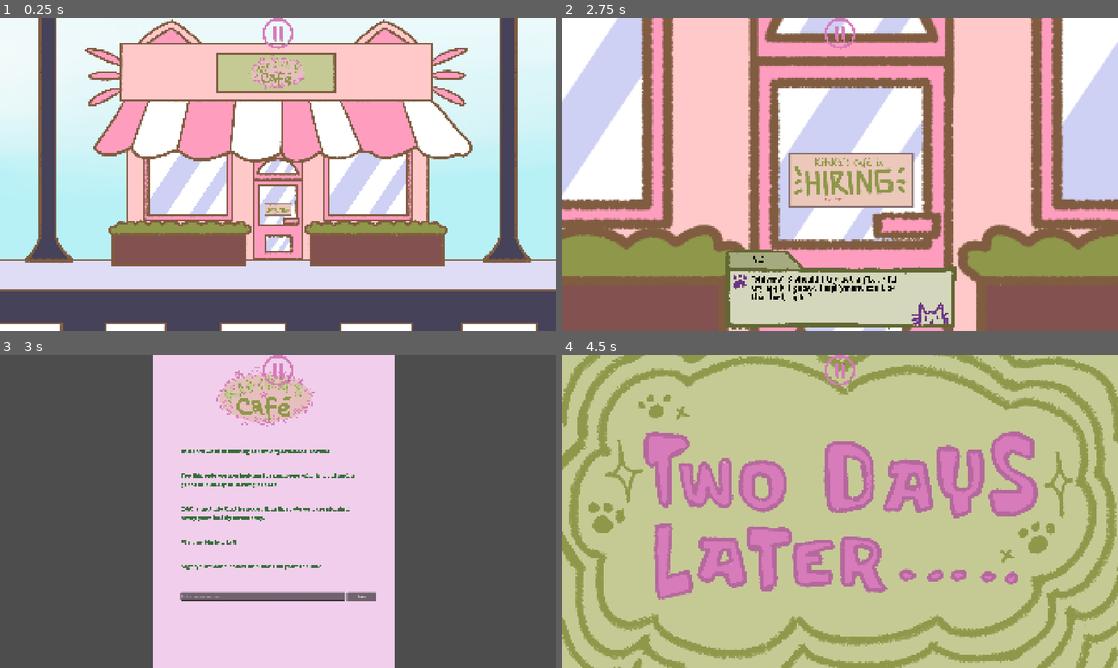
Above: before the commit, frames 1-4 (two rows, left to right).
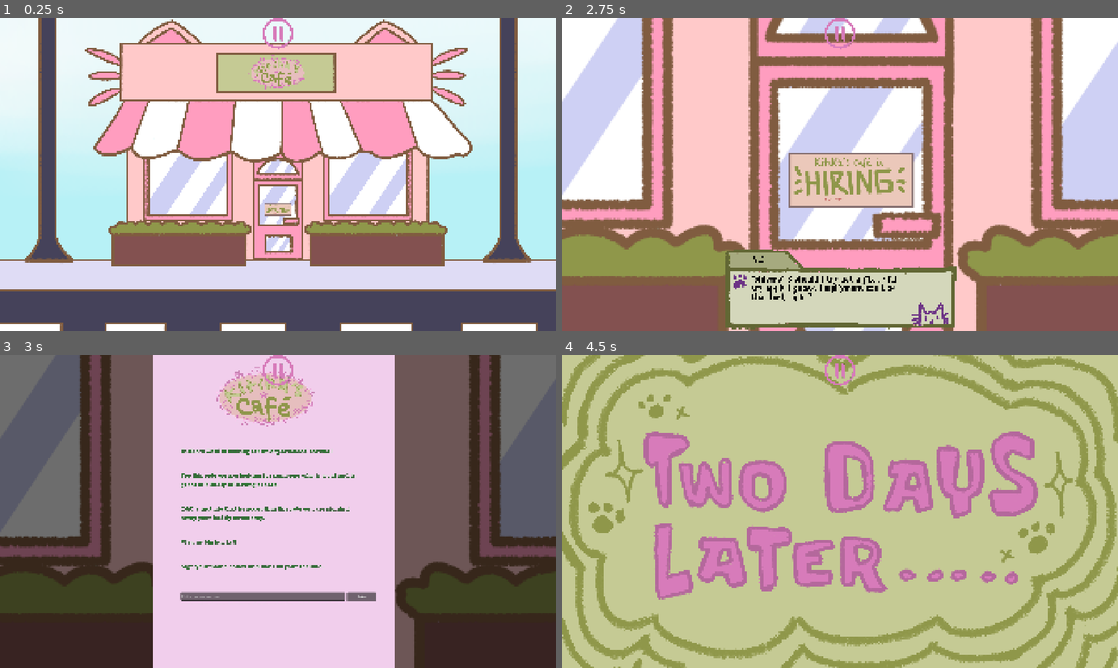
Above: after the commit, the same moments.

Repository: tabyrocket/kitikas-cafe
Game: Godot game, scene res://scenes/outside_scene.tscn
Same seed, same stepped clock (60 frames per second), same inputs: the game is played once before the commit and once after it.
Inputs (mouse positions are in pixels of both pictures, inside the frame that each line leads up to):
- Up to frame 1 (0.25 s): no input
- Up to frame 2 (2.75 s): click (840, 208) at 0.5 s; click (840, 299) at 1.25 s; click (840, 208) at 2 s
- Up to frame 3 (3 s): click (278, 636) at 2.75 s
- Up to frame 4 (4.5 s): click (823, 596) at 3.52 s; type "Alex" at 3.6 s; click "Sign" at 4.25 s

Frames 1-2 are identical in both runs. In frame 3, 55% of the frame differs, in the area x 0-100%, y 0-100%; in frame 4, nothing differs.

Commit message:
Application form background change

Diff:
--- a/kitikas-cafe/scenes/application_form.tscn
+++ b/kitikas-cafe/scenes/application_form.tscn
@@ -2,6 +2,7 @@
 
 [ext_resource type="Script" uid="uid://cohvqguq5pj7m" path="res://scenes/application_form.gd" id="1_acsx3"]
 [ext_resource type="Texture2D" uid="uid://dx0jg08ynpsf1" path="res://assets/images/applying form.jpg" id="1_k3dbd"]
+[ext_resource type="Texture2D" uid="uid://c0nj788fe3nuo" path="res://assets/backgrounds/kitikas_cafe_outside_zoomed.png" id="2_2xomt"]
 [ext_resource type="FontFile" uid="uid://df6tqnr6ibu1k" path="res://assets/fonts/star-crush.regular.ttf" id="2_smwiq"]
 [ext_resource type="PackedScene" uid="uid://cmqrwb8pcfmok" path="res://scenes/UI.tscn" id="4_cktnt"]
 [ext_resource type="Texture2D" uid="uid://kttxpxn3fa7x" path="res://assets/backgrounds/twodayslater.png" id="4_makio"]
@@ -14,6 +15,27 @@
 grow_horizontal = 2
 grow_vertical = 2
 script = ExtResource("1_acsx3")
+
+[node name="CafeBG" type="TextureRect" parent="." unique_id=1219524919]
+layout_mode = 1
+anchors_preset = 15
+anchor_right = 1.0
+anchor_bottom = 1.0
+offset_right = 640.0
+offset_bottom = 360.0
+grow_horizontal = 2
+grow_vertical = 2
+scale = Vector2(0.75, 0.75)
+texture = ExtResource("2_2xomt")
+
+[node name="ColorRect" type="ColorRect" parent="." unique_id=806445513]
+layout_mode = 1
+anchors_preset = 15
+anchor_right = 1.0
+anchor_bottom = 1.0
+grow_horizontal = 2
+grow_vertical = 2
+color = Color(0, 0, 0, 0.57254905)
 
 [node name="Form" type="TextureRect" parent="." unique_id=662613252]
 layout_mode = 1
@@ -60,6 +82,7 @@
 text = "Sign"
 
 [node name="TwoDaysLater" type="TextureRect" parent="." unique_id=1521026455]
+visible = false
 layout_mode = 1
 anchors_preset = 15
 anchor_right = 1.0
